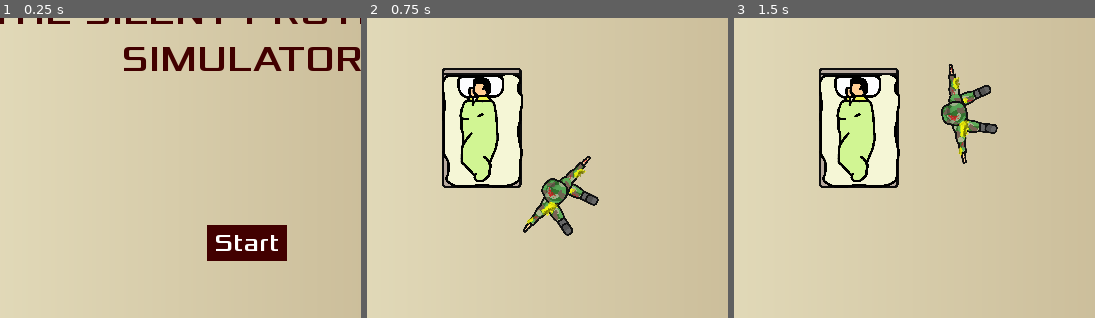
Above: before the commit, frames 1-3 (left to right).
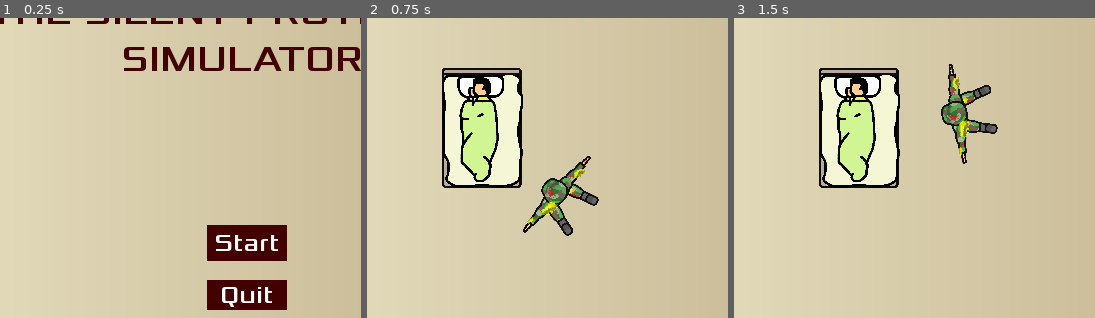
Above: after the commit, the same moments.

Repository: honoriocassiano/the-silent-protector-simulator
Game: Godot game, scene res://Main.tscn
Two runs of this game, one before a commit and one after it. Both use one fixed random seed, a clock stepped at 60 frames per second and the inputs below.
Inputs (mouse positions are % of the whole screen's width and height, from its top left):
- Up to frame 1 (0.25 s): no input
- Up to frame 2 (0.75 s): click "Start" at 0.5 s
- Up to frame 3 (1.5 s): move the mouse to (69, 45) at 1.27 s; hold Right (move_right) from 1.28 s (still down)
The pictures show only the part of the screen within x 10-60%, y 32-82%; the shares and areas given below are measured in that part.

The runs differ from the first frame. In frame 1, 2.2% of the frame differs, in the area x 57-80%, y 87-98%; in frame 2, nothing differs; in frame 3, nothing differs.

Commit message:
Add exit button on start and game over screens

Diff:
--- a/HUD.gd
+++ b/HUD.gd
@@ -1,6 +1,7 @@
 extends CanvasLayer
 
 signal start_game()
+signal exit_game()
 
 const messagesByMinPoints = [
 	[50, "The army is proud of you!"],
@@ -56,3 +57,7 @@
 
 func _on_RestartButton_pressed():
 	_start_game()
+
+
+func _on_QuitGameButton_pressed():
+	emit_signal("exit_game")
--- a/HUD.tscn
+++ b/HUD.tscn
@@ -40,7 +40,6 @@
 script = ExtResource( 2 )
 
 [node name="StartScreen" type="Node2D" parent="."]
-visible = false
 
 [node name="GameTitleLabel" type="Label" parent="StartScreen"]
 margin_left = 111.5
@@ -76,7 +75,25 @@
 "_edit_use_anchors_": false
 }
 
+[node name="QuitGameButton" type="Button" parent="StartScreen"]
+margin_left = 358.72
+margin_top = 452.0
+margin_right = 438.72
+margin_bottom = 432.85
+rect_pivot_offset = Vector2( 40, 18 )
+custom_styles/hover = SubResource( 2 )
+custom_styles/pressed = SubResource( 3 )
+custom_styles/normal = SubResource( 4 )
+custom_fonts/font = SubResource( 5 )
+custom_colors/font_color = Color( 1, 1, 1, 1 )
+shortcut = SubResource( 7 )
+text = "Quit"
+__meta__ = {
+"_edit_use_anchors_": false
+}
+
 [node name="EndScreen" type="Node2D" parent="."]
+visible = false
 
 [node name="EndGameMessageLabel" type="Label" parent="EndScreen"]
 margin_left = 111.5
@@ -126,6 +143,23 @@
 "_edit_use_anchors_": false
 }
 
+[node name="QuitGameButton" type="Button" parent="EndScreen"]
+margin_left = 358.72
+margin_top = 452.0
+margin_right = 438.72
+margin_bottom = 482.0
+rect_pivot_offset = Vector2( 40, 18 )
+custom_styles/hover = SubResource( 2 )
+custom_styles/pressed = SubResource( 3 )
+custom_styles/normal = SubResource( 4 )
+custom_fonts/font = SubResource( 5 )
+custom_colors/font_color = Color( 1, 1, 1, 1 )
+shortcut = SubResource( 7 )
+text = "Quit"
+__meta__ = {
+"_edit_use_anchors_": false
+}
+
 [node name="GameScreen" type="Node2D" parent="."]
 
 [node name="GameScoreLabel" type="Label" parent="GameScreen"]
@@ -145,4 +179,6 @@
 "_edit_use_anchors_": false
 }
 [connection signal="pressed" from="StartScreen/StartGameButton" to="." method="_on_StartGameButton_pressed"]
+[connection signal="pressed" from="StartScreen/QuitGameButton" to="." method="_on_QuitGameButton_pressed"]
 [connection signal="pressed" from="EndScreen/RestartGameButton" to="." method="_on_RestartButton_pressed"]
+[connection signal="pressed" from="EndScreen/QuitGameButton" to="." method="_on_ExitGameButton_pressed"]
--- a/Main.gd
+++ b/Main.gd
@@ -118,3 +118,7 @@
 	score += 1
 
 	$HUD.update_score(score)
+
+
+func _on_HUD_exit_game():
+	get_tree().quit()
--- a/Main.tscn
+++ b/Main.tscn
@@ -78,5 +78,6 @@
 stream = ExtResource( 9 )
 [connection signal="timeout" from="ShootSpawnTimer" to="." method="_on_ShootSpawnTimer_timeout"]
 [connection signal="timeout" from="ScoreTimer" to="." method="_on_ScoreTimer_timeout"]
+[connection signal="exit_game" from="HUD" to="." method="_on_HUD_exit_game"]
 [connection signal="start_game" from="HUD" to="." method="_on_HUD_start_game"]
 [connection signal="game_over" from="Bed" to="." method="_on_Bed_game_over"]
